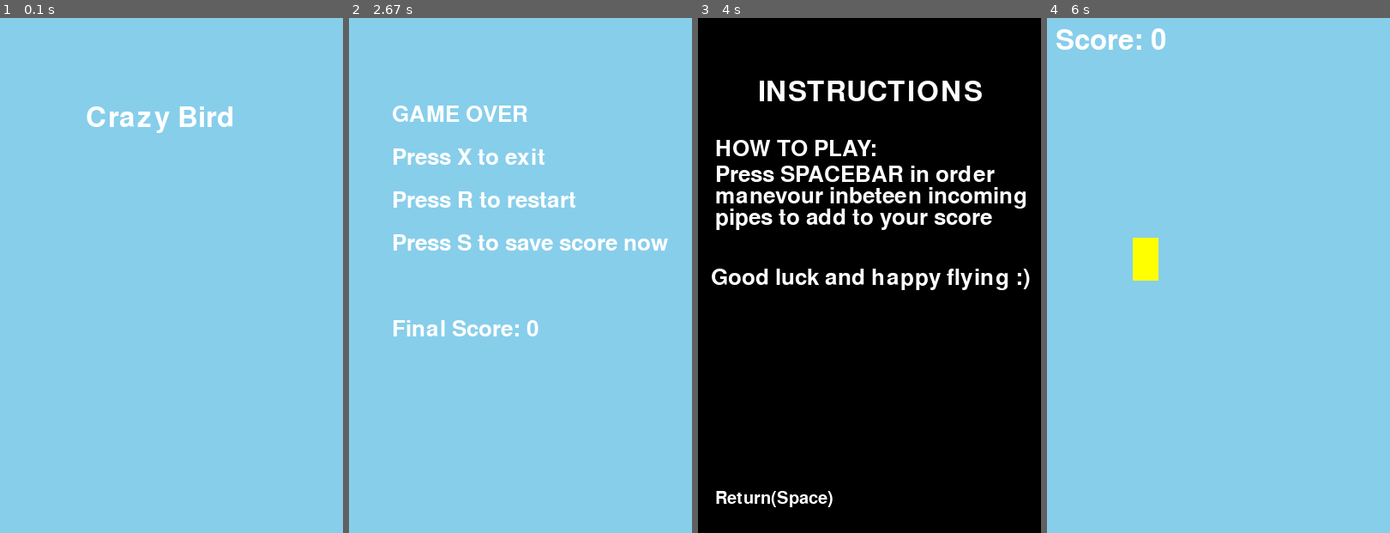
Above: before the commit, frames 1-4 (left to right).
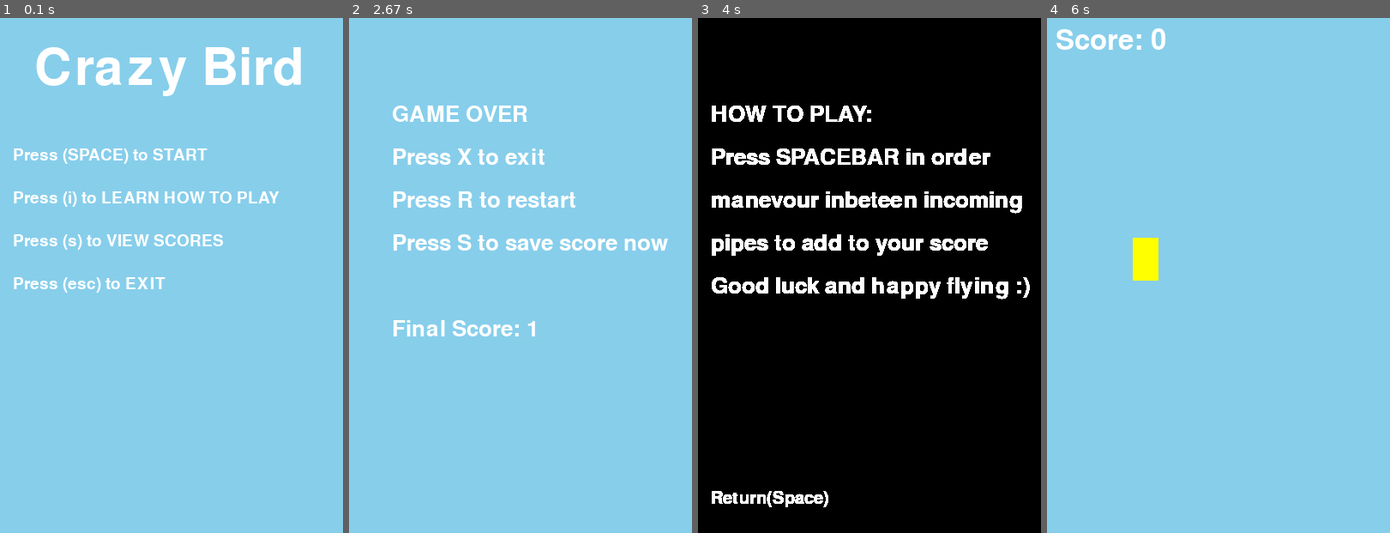
Above: after the commit, the same moments.

Repository: 1Takesimz/py.game-CrazyBird
Game: pygame game, started from CrazyBird/functionScripts/CrazyBird.py
Same seed, same stepped clock (60 frames per second), same inputs: the game is played once before the commit and once after it.
Inputs:
- Up to frame 1 (0.1 s): no input
- Up to frame 2 (2.67 s): tap I at 0.33 s; tap Space at 0.67, 1, 1.4, 1.7, 1.9, 2.23, 2.53 s
- Up to frame 3 (4 s): tap Space at 2.73, 3.03 s; tap X at 3.23 s; tap I at 3.57 s
- Up to frame 4 (6 s): tap X at 4.3, 4.6, 5.8 s; tap Space at 4.38, 5.88 s

The runs differ from the first frame. In frame 1, 5.8% of the frame differs, in the area x 4-88%, y 5-54%; in frame 2, less than 0.1%; in frame 3, 12%, in the area x 4-97%, y 12-95%; in frame 4, nothing differs.

Commit message:
feat: code revisions and main menu
- more efficient code in the instructions,py and is more concise and redundant
- tweaked code refering to pipes in Gamesession.py, pipes prevously the game wouldnt consistently award a point upon the player overcoming
- added to the meain menu which now provides the options that would be available to the user complete with respective buttion prompts

Diff:
--- a/CrazyBird/functionScripts/CrazyBird.py
+++ b/CrazyBird/functionScripts/CrazyBird.py
@@ -23,16 +23,25 @@
 screen = pygame.display.set_mode((SCREEN_WIDTH,SCREEN_HEIGHT))
 pygame.display.set_caption("Crazy Bird")
 
-font = pygame.font.SysFont(None, 48)
+font = pygame.font.SysFont(None, 88)
 title = font.render("Crazy Bird",True,(255, 255, 255))
-
+fontOptions = pygame.font.SysFont(None, 28)
+menu = {"PLAY": fontOptions.render("Press (SPACE) to START", True, (255, 255, 255)),
+        "INSTUCTIONS": fontOptions.render("Press (i) to LEARN HOW TO PLAY", True, (255, 255, 255)),
+        "SCORES": fontOptions.render("Press (s) to VIEW SCORES", True, (255, 255, 255)),
+        "EXIT": fontOptions.render("Press (esc) to EXIT", True, (255, 255, 255))}
 #Game loop elements and functionality
 SKY_BLUE = (135, 206, 235)
 
 SessionRunning = True
 while SessionRunning:
     screen.fill(SKY_BLUE)
-    screen.blit(title, (100, 100))
+    screen.blit(title, (40, 30))
+    x_offset = 15
+    y_offset = 150
+    for key, value in menu.items():
+        screen.blit(value, (x_offset, y_offset))
+        y_offset += 50
     pygame.display.update()
 #Setting conditions for scenarios of the game
     for event in pygame.event.get():
--- a/CrazyBird/functionScripts/GameplaySession.py
+++ b/CrazyBird/functionScripts/GameplaySession.py
@@ -123,15 +123,13 @@
             if time - last_pipe > pipe_frequency:
                 pipes.extend(create_pipe())
                 last_pipe = time
-                score += 0.5
+                score += 1
 
             pipes = move_pipes(pipes)
 
             if check_collision(bird, pipes):
                 game_active = False
                 logging.info("Collision detected. Game over.")
-
-
 
         screen.fill((135, 206, 235))
 
--- a/CrazyBird/functionScripts/Instructions.py
+++ b/CrazyBird/functionScripts/Instructions.py
@@ -14,23 +14,29 @@
     font = pygame.font.SysFont(None, 48)
     title =  font.render("INSTRUCTIONS", True, (255, 255, 255))
     font1 = pygame.font.SysFont(None, 38)
-    Explanation1 = font1.render("HOW TO PLAY:",True, (255, 255, 255))
-    Explanation2 = font1.render("Press SPACEBAR in order",True, (255, 255, 255))
-    Explanation3 = font1.render("manevour inbeteen incoming",True, (255, 255, 255))
-    Explanation4 = font1.render("pipes to add to your score",True, (255, 255, 255))
-    Explanation5 = font1.render("Good luck and happy flying :)",True, (255, 255, 255))
+    instructionText = {"Title": font1.render("HOW TO PLAY:",True, (255, 255, 255)),
+                       "first_line": font1.render("Press SPACEBAR in order",True, (255, 255, 255)),
+                       "second_line": font1.render("manevour inbeteen incoming",True, (255, 255, 255)),
+                       "third_line": font1.render("pipes to add to your score",True, (255, 255, 255)),
+                       "fourth_line": font1.render("Good luck and happy flying :)",True, (255, 255, 255))}
+
     font2 = pygame.font.SysFont(None, 30)
-    Explanation6 = font2.render("Return(Space)",True, (255, 255, 255))
+    returnHome = font2.render("Return(Space)",True, (255, 255, 255))
     InstructionRunning = True
     while InstructionRunning:
-        screen.fill((0, 0, 0))
-        screen.blit(title, (70, 70))
-        screen.blit(Explanation1, (20, 140))
-        screen.blit(Explanation2, (20, 170))
-        screen.blit(Explanation3, (20, 195))
-        screen.blit(Explanation4, (20, 220))
-        screen.blit(Explanation5, (15, 290))
-        screen.blit(Explanation6, (20, 550))
+        y_offset = 100
+        x_offset = 15
+        screen.blit(instructionText["Title"], (x_offset, y_offset))
+        y_offset += 50
+        screen.blit(instructionText["first_line"], (x_offset, y_offset))
+        y_offset += 50
+        screen.blit(instructionText["second_line"], (x_offset, y_offset))
+        y_offset += 50
+        screen.blit(instructionText["third_line"], (x_offset, y_offset))
+        y_offset += 50
+        screen.blit(instructionText["fourth_line"], (x_offset, y_offset))
+        y_offset += 250
+        screen.blit(returnHome, (x_offset, y_offset))
         pygame.display.update()
 
         for event in pygame.event.get():
